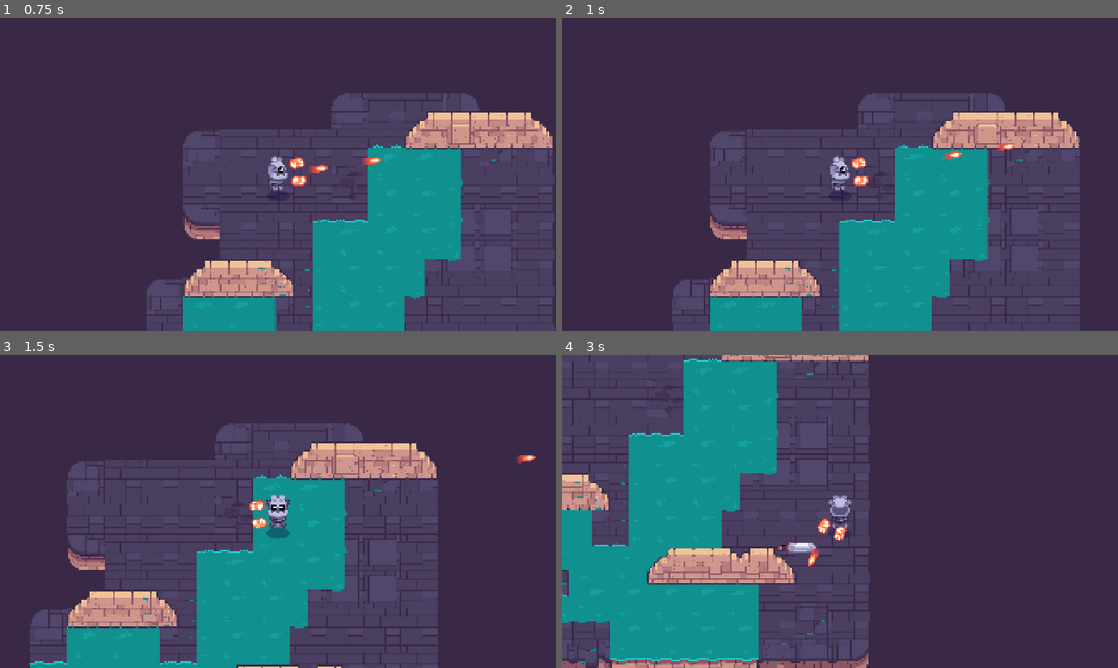
Above: before the commit, frames 1-4 (two rows, left to right).
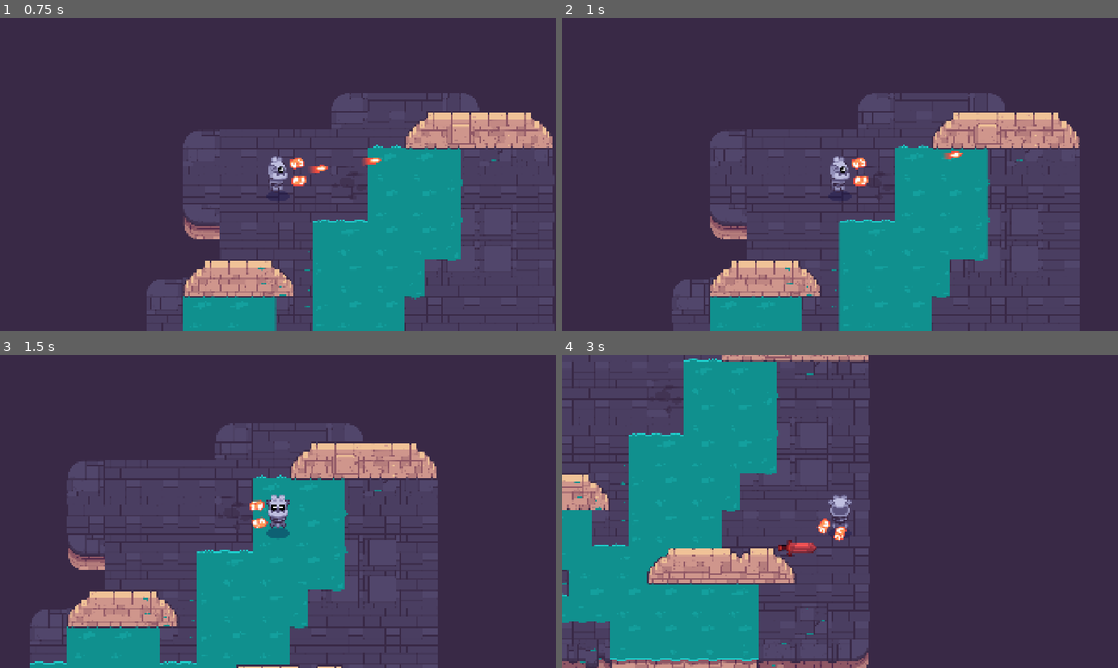
Above: after the commit, the same moments.

Repository: iFryTheReal/GDQuestTweenStick
Game: Godot game, scene res://test_room.tscn
The game is run twice, just before and just after one commit, with the same random seed, the same clock (stepped at 60 frames per second) and the same inputs. The project has no main scene, so this scene is started directly.
Inputs (mouse positions are in pixels of both pictures, inside the frame that each line leads up to):
- Up to frame 1 (0.75 s): tap Enter at 0.5 s; move the mouse to (400, 158) at 0.52 s; hold D (move_right) from 0.53 s (still down); hold Space (shoot) from 0.53 s (still down); click (400, 158) at 0.67 s
- Up to frame 2 (1 s): keep holding D (move_right); keep holding Space (shoot)
- Up to frame 3 (1.5 s): move the mouse to (166, 527) at 1.27 s; release D (move_right) at 1.28 s; release Space (shoot) at 1.28 s; hold S (move_down) from 1.28 s (still down); tap Z at 1.35 s
- Up to frame 4 (3 s): move the mouse to (895, 442) at 2.02 s; release S (move_down) at 2.03 s; hold D (move_right) 2.03-2.78 s; hold Space (shoot) 2.03-2.78 s; move the mouse to (812, 574) at 2.77 s; hold W (move_up) from 2.78 s (still down); tap Z at 2.85 s; click (812, 574) at 2.92 s

Frame 1 is identical in both runs. In frame 2, less than 0.1% of the frame differs, in the area x 78-82%, y 40-43%; in frame 3, less than 0.1%; in frame 4, 0.3%, in the area x 38-47%, y 59-68%.

Commit message:
Add mob ability to take damage
Bullet can do damage to mob using take_damage method

Diff:
--- a/mobs/mob.gd
+++ b/mobs/mob.gd
@@ -44,5 +44,12 @@
 	if health <= 0:
 		die()
 
+func take_damage(damage: int) -> void:
+	health -= damage
+
+	modulate = Color.RED
+	var tween: Tween = create_tween()
+	tween.tween_property(self, "modulate", Color.WHITE, 0.1)
+
 func die() -> void:
 	queue_free()
--- a/mobs/mob.tscn
+++ b/mobs/mob.tscn
@@ -11,6 +11,7 @@
 radius = 800.0
 
 [node name="Mob" type="CharacterBody2D"]
+collision_layer = 4
 motion_mode = 1
 script = ExtResource("1_fgbma")
 
@@ -24,6 +25,7 @@
 
 [node name="DetectionArea" type="Area2D" parent="."]
 unique_name_in_owner = true
+collision_layer = 4
 
 [node name="CollisionShape2D" type="CollisionShape2D" parent="DetectionArea"]
 shape = SubResource("CircleShape2D_bteyy")
--- a/weapons/bullets/bullet.gd
+++ b/weapons/bullets/bullet.gd
@@ -4,7 +4,18 @@
 @export var speed: float = 1000.0
 ## Maximum travel distance of the bullet
 @export var max_range: float = 1500.0
+## Damage done by the bullet
+@export var damage: int = 2
+
 var distance_traveled: float = 0.0
+
+func _ready() -> void:
+	body_entered.connect(func (body: Node) -> void:
+		if body is Mob:
+			body = body as Mob
+			body.take_damage(damage)
+		_destroy()
+	)
 
 func _physics_process(delta: float) -> void:
 	var direction: Vector2 = Vector2.RIGHT.rotated(rotation)
--- a/weapons/bullets/bullet.tscn
+++ b/weapons/bullets/bullet.tscn
@@ -9,6 +9,8 @@
 height = 44.0
 
 [node name="Bullet" type="Area2D"]
+collision_layer = 8
+collision_mask = 6
 script = ExtResource("1_d6jwi")
 
 [node name="Trail" type="Sprite2D" parent="."]
